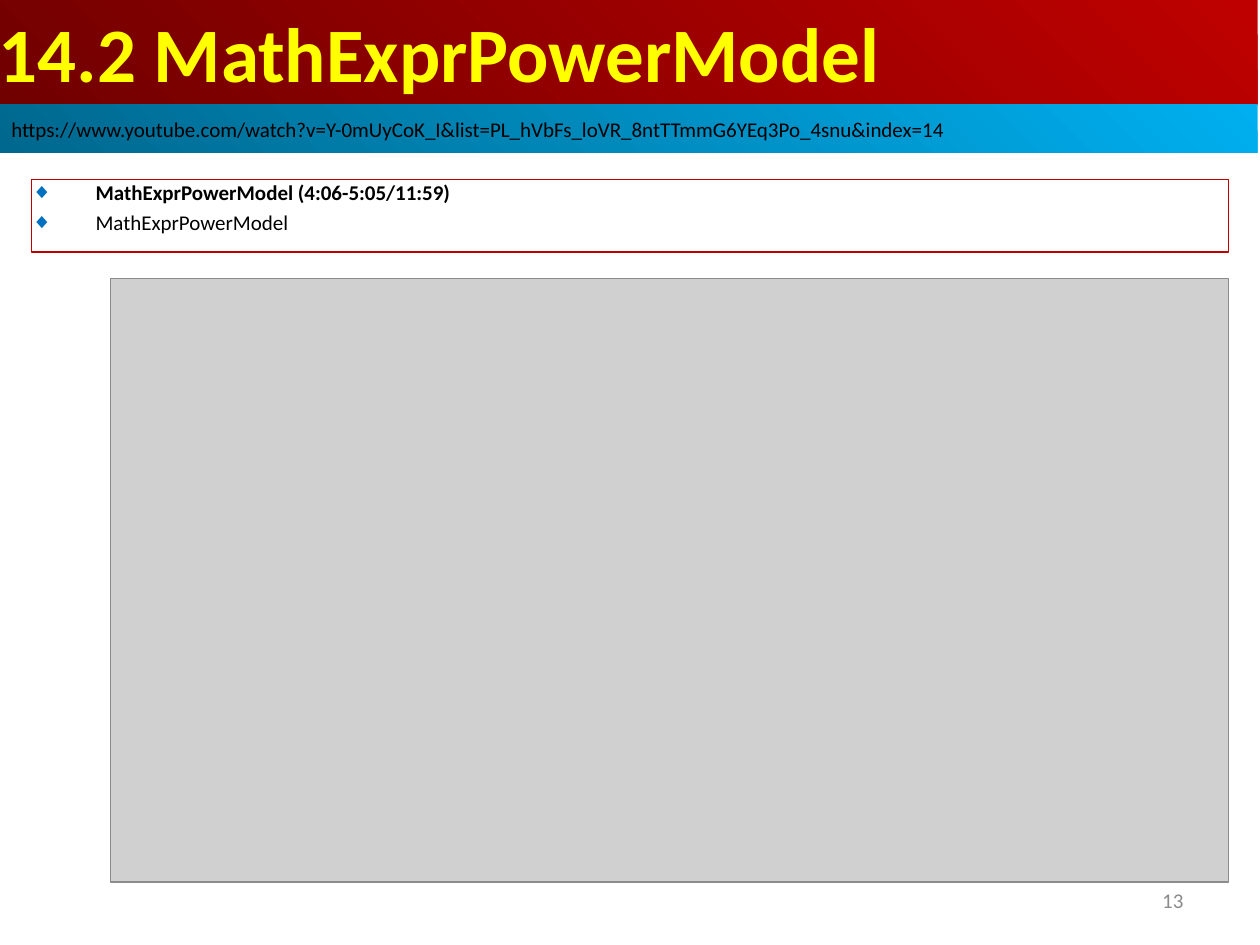
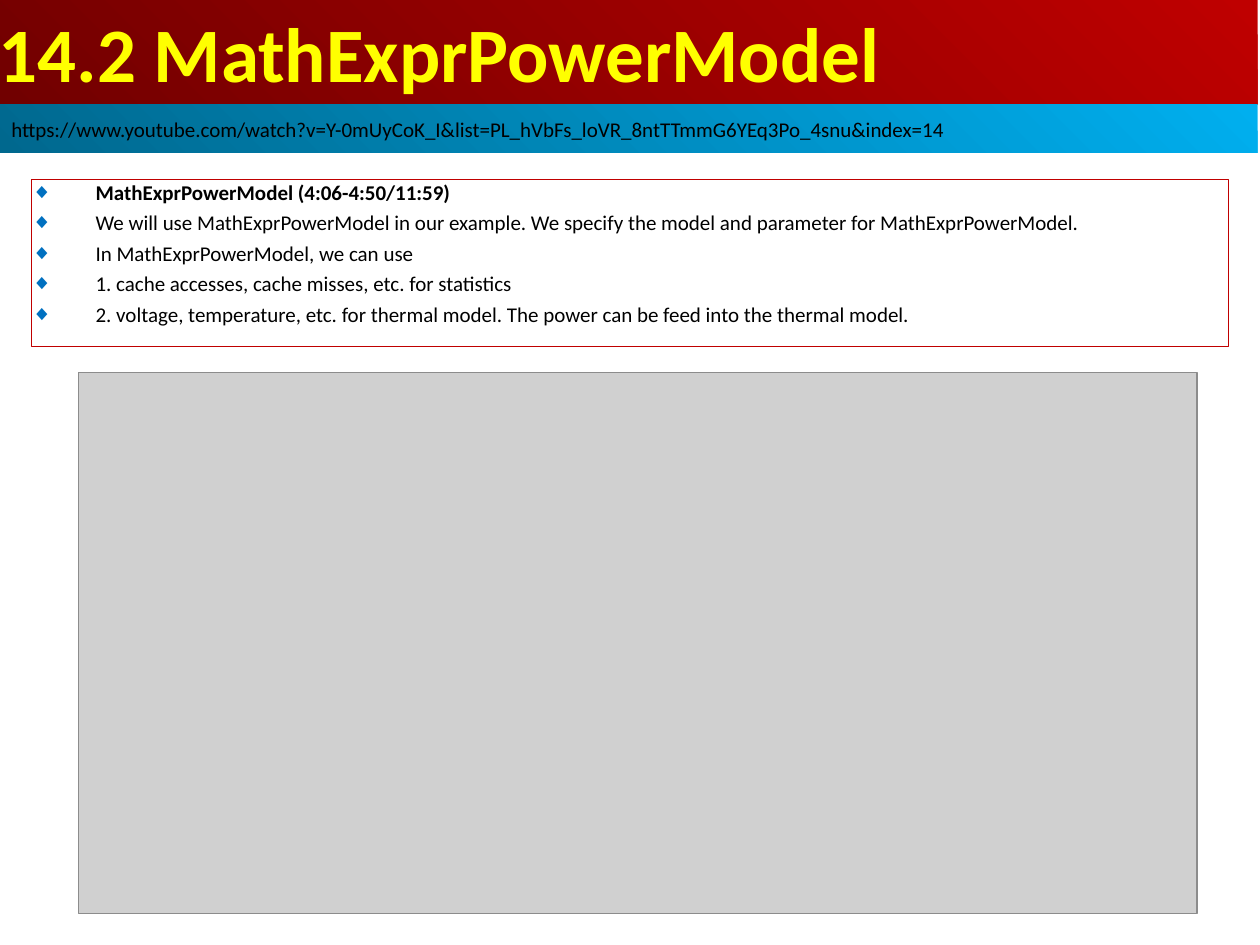
Before and after one commit to peterhchen/AIU_CS850_Gem5_McPAT, a slide deck: slide 13 of 050_Gem5/014.PwrMod/000_Video/014.PowerModel.ppt. Drawn at 1260x945 pixels with LibreOffice and Linux fonts; fonts in the diff are those of the drawing; grey boxes stand for pictures. Boxes give left, top, right and bottom in pixels: in the first picture for what was removed or moved away, otherwise in the second. Text is boxed around its words. In the diff, an @@ line names an element or a change of style, - is before the commit and + after.

```diff
--- a/050_Gem5/014.PwrMod/000_Video/014.PowerModel.ppt
+++ b/050_Gem5/014.PwrMod/000_Video/014.PowerModel.ppt
@@ rectangle removed at (32, 179, 1228, 252) @@
-◆ MathExprPowerModel (4:06-5:05/11:59)
-◆ MathExprPowerModel
@@ rectangle added at (32, 179, 1228, 346), outline #C00000 0.74 pt, 12 pt, text #000000 @@
+◆ MathExprPowerModel (4:06-4:50/11:59)
+◆ We will use MathExprPowerModel in our example. We specify the model and parameter for MathExprPowerModel.
+◆ In MathExprPowerModel, we can use
+◆ 1. cache accesses, cache misses, etc. for statistics
+◆ 2. voltage, temperature, etc. for thermal model. The power can be feed into the thermal model.
@@ picture: place and size @@
-picture at (111, 278, 1228, 882)
+picture at (79, 373, 1197, 914)
@@ page number rewrapped from (1162, 894, 1183, 908) to (1162, 913, 1183, 915) @@
```
Also in this commit, not shown: 2 other slides changed, 4 slides added.
